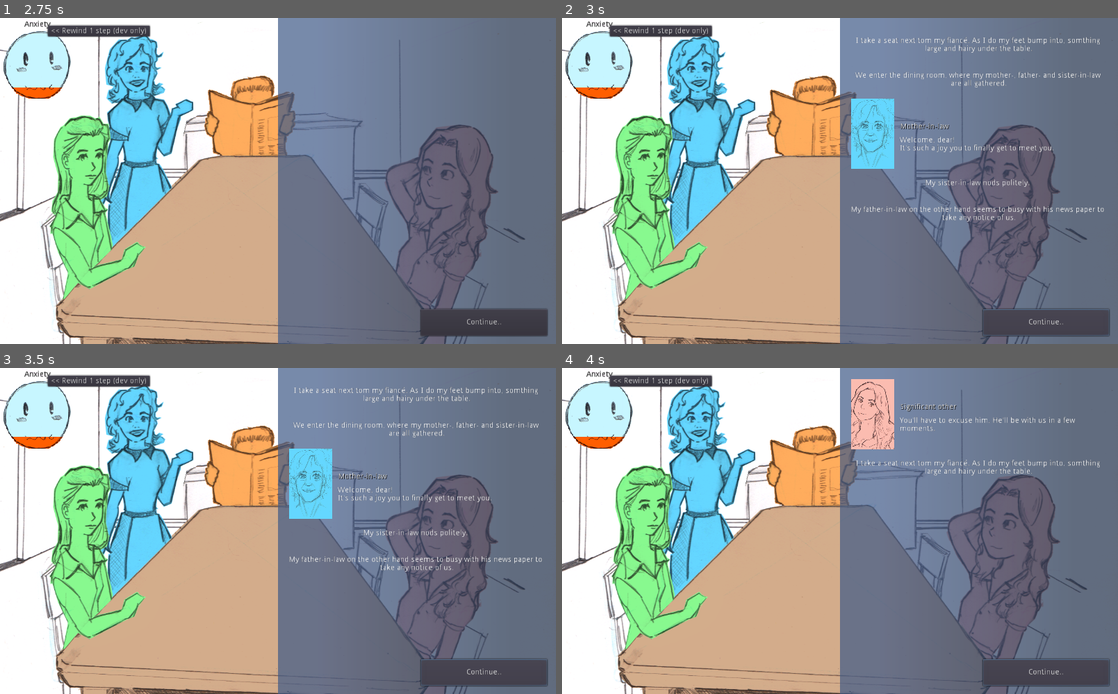
Above: before the commit, frames 1-4 (two rows, left to right).
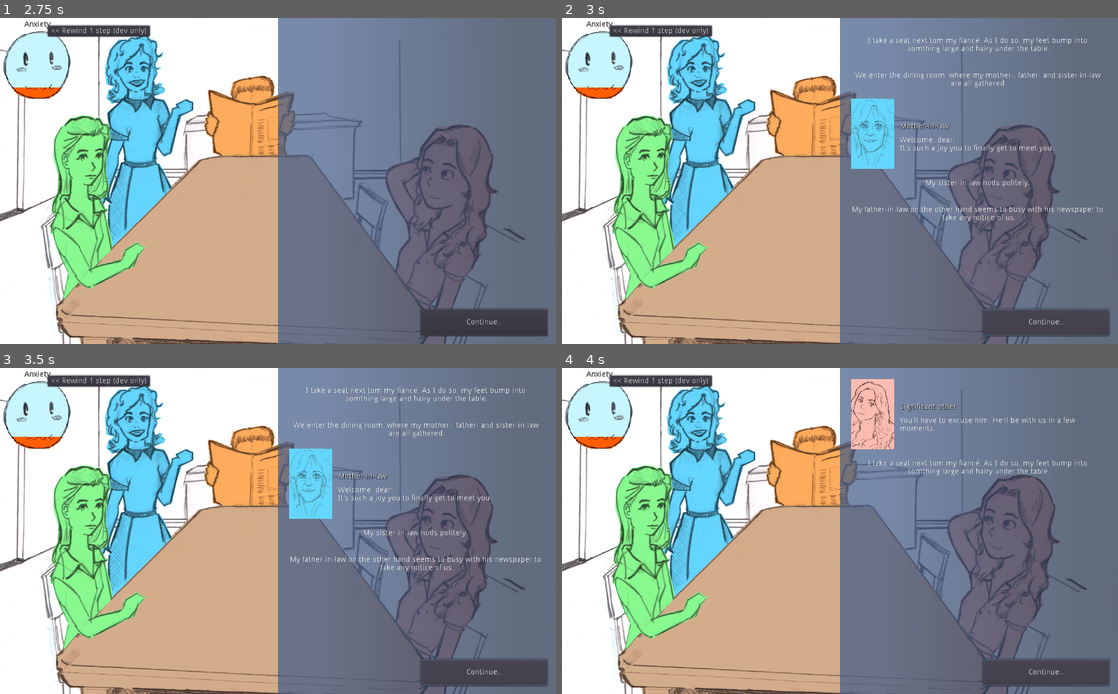
Above: after the commit, the same moments.

Repository: jordgubben/gw24-fam-andersson
Game: Godot game, scene res://Intro.tscn
Two runs of this game, one before a commit and one after it. Both use one fixed random seed, a clock stepped at 60 frames per second and the inputs below. The engine's default icon, where the game draws it, is replaced by a stand-in: a white triangle on a blue panel in a dark square.
Inputs:
- Up to frame 1 (2.75 s): click "Female" at 0.5 s; click "<< Rewind 1 step (dev only)" at 1.25 s; click "(Start the actuall story)" at 2 s
- Up to frame 2 (3 s): click "Continue.." at 2.75 s
- Up to frame 3 (3.5 s): no input
- Up to frame 4 (4 s): click "Continue.." at 3.5 s

Frame 1 is identical in both runs. In frame 2, 0.9% of the frame differs, in the area x 52-98%, y 5-60%; in frame 3, 0.9%; in frame 4, 0.5%.

Commit message:
Fix a lot of spelling errors

Diff:
--- a/FamilyDinner.gd
+++ b/FamilyDinner.gd
@@ -15,10 +15,10 @@
 		"text": "Welcome, dear!\n" +
 				"It's such a joy you to finally get to meet you."},
 		{"text": "My sister-in-law nods politely. " },
-		{"text": "My father-in-law on the other hand seems to busy with his news paper to take any notice of us."},
+		{"text": "My father-in-law on the other hand seems to busy with his newspaper to take any notice of us."},
 		{S: SO,
 			"text": "You'll have to excuse him. He'll be with us in a few moments."},
-		{"text": "I take a seat next tom my fiancé. As I do my feet bump into, somthing large and hairy under the table." },
+		{"text": "I take a seat next tom my fiancé. As I do so, my feet bump into somthing large and hairy under the table." },
 	]),
 	"start->inlaws": ConversationSegment.new("It's great to finally meet my inlaws", [
 		{"follows": "start"},
@@ -36,8 +36,8 @@
 		{S: "me", "text": "Oh.. I didn't mean to imply.."},
 		{S: SO, "text": "Mother. That's not what he/she said."},
 		{S: "mother-in-law", "text": "Don't worry! I was just.."},
-		{"text": "Suddenly. The kitchen timer rings."},
-		{S: "mother-in-law", "text": "..needed in the kitchen. Appartently."},
+		{"text": "Suddenly, the kitchen timer rings."},
+		{S: "mother-in-law", "text": "..needed in the kitchen. Apparently."},
 		{"play_animation": "mil_exits"},
 		{"text": "She swirls of into the next room"},
 		{"change_anxiety": -1},
@@ -48,14 +48,14 @@
 	], [
 		{S: "me", "text": "Of course not."},
 		{S: "me", "text": "I've just been seeing your son/dauhter for so long."},
-		{S: "me", "text": "It seemd like the right thing to call you."},
-		{"text": "My father inlaw looks up from his newspaper."},
+		{S: "me", "text": "It seemed like the right thing to call you."},
+		{"text": "My father in law looks up from his newspaper."},
 		{S: "father-in-law", "text": "I was under the impression that you two met just recently."},
-		{"speaker": IV, "text": "You where?"},
+		{"speaker": IV, "text": "You were?"},
 		{"text": "I glance over at my BG/GF, "+
 			"who is currently occupied avoiding eyecontat with exactly every sentient being in the known universe."},
-		{"speaker": IV, "text": "What has he/she told them? Do I need to keep our stories traight for some reason?"},
-		{"text": "Suddenly. The kitchen timer rings."},
+		{"speaker": IV, "text": "What has he/she told them? Do I need to keep our stories straight for some reason?"},
+		{"text": "Suddenly, the kitchen timer rings."},
 		{S: "mother-in-law", "text": "Well, that's my queue. We'll have to talk more about this later."},
 		{"play_animation": "mil_exits"},
 		{"change_anxiety": +2},
@@ -78,13 +78,13 @@
 		{"text": "My mother-in-law struggles to stay humble, whilst truly beaming with pride."},
 		{S: "mother-in-law", "text": "Well, it might be an old place."},
 		{"change_favour_of": "mother-in-law", "by_amount": +1 },
-		{S: "mother-in-law", "text": "Despite everything I do think we've managed to creat a cozy home filled with love."},
+		{S: "mother-in-law", "text": "Despite everything I do think we've managed to create a cozy home filled with love."},
 		{S: "father-in-law", "text": "Except when the boiler breaks or pipes jam."},
 		{"text": "He turns the page for dramatic effect."},
 		{S: "father-in-law", "text": "Then it's a cold home filled with bills."},
 		{"change_anxiety": +1},
 		{S: "mother-in-law", "text": "Hmpf.. The house you wanted on the other hand.."},
-		{"text": "Suddenly. The kitchen timer rings."},
+		{"text": "Suddenly, the kitchen timer rings."},
 		{"text": "My mother-in-law marches out into the next room."},
 		{"play_animation": "mil_exits"},
 		{S: IV, "text": "Ooookeeey... Touchy subject?"},
@@ -97,12 +97,12 @@
 				+ "like someone called his name in a lottery raffel."},
 		{"change_favour_of": "father-in-law", "by_amount": +1 },
 		{S: "father-in-law", "text": "This house has all the latest modernities."},
-		{S: "mother-in-law", "text": "Yet it it only had a fireplace.."},
+		{S: "mother-in-law", "text": "Yet if it only had a fireplace.."},
 		{S: "father-in-law", "text": "..which is an expensive thing."},
 		{"text": "He dodges back behind his newspaper."},
 		{"change_anxiety": +1},
 		{S: "father-in-law", "text": "It's also a fire hassard that.."},
-		{"text": "Suddenly. The kitchen timer rings."},
+		{"text": "Suddenly, the kitchen timer rings."},
 		{"text": "My mother-in-law strides out into the next room."},
 		{"play_animation": "mil_exits"},
 		{S: IV, "text": "Ooookeeey... Touchy subject?"},
@@ -123,7 +123,7 @@
 	], [
 		{"text": "I reach down and stroke the long fur."},
 		{"change_anxiety": -3},
-		{"text": "The dog fruffs contently, then gets up and leaves."},
+		{"text": "The dog ruffs contently, then gets up and leaves."},
 	]),
 
 	# Climate change
@@ -135,7 +135,7 @@
 			"What nice weather we've had so far this summer."},
 		{S: "father-in-law", "text":
 			"Why Yes, it's even better than last year isn't it."},
-		{"text": "He flipps a page."},
+		{"text": "He flips a page."},
 		{S: "father-in-law", "text":
 			"Now if summer it going to get warmer and longer like this, " +
 			"then I don't think anyone will mind some more of this 'climate change'."},
@@ -148,7 +148,7 @@
 			"Let's see.. Whales? Elephants? Most birds?"},
 		{S: IV, "text":"Introverts? Agoraphobics?"},
 	]),
-	"warmer_climate->moderate_skepticism": ConversationSegment.new("Perhapes this was just a warm summer", [
+	"warmer_climate->moderate_skepticism": ConversationSegment.new("Perhaps this was just a warm summer", [
 		{"follows": "warmer_climate"},
 	], [
 		{S: "me", "text":
@@ -188,7 +188,7 @@
 		{S: SO, "text":
 			"Mother. I'm in the middle of a discussion!?\n(And I have a name)"},
 		{S: "me", "text":
-			"It'll have to be a gradual process. Land owners must ofcource be compen.. "},
+			"It'll have to be a gradual process. Land owners must of course be compen.. "},
 		{"text": "Kitchen voice again."},
 		{S: "mother-in-law", "text":
 			"And I'm in the middle of making lasagna.\nNow get in here and help me out!"},
@@ -210,19 +210,19 @@
 			]}
 	], [
 		{S: "me", "text":
-			"Perhapes we should find something more pleasant to talk about."},
+			"Perhaps we should find something more pleasant to talk about."},
 		{S: "sister-in-law", "text":
 			"*sigh*\n" +
 			"That's probaly for the best.\n" +
-			"As you can probably tell we've had this conversation a few (to many) times."
+			"As you can probably tell we've had this conversation a few (too many) times."
 			},
 		{S: "father-in-law", "text":
 			"On that we can agree.\n" +
 			"Let's change the topic to something of greater interest."
 			},
 		{"text":
-			"He folds up his news paper and places it next to him. " +
-			"Adjusting his glasses he leans forward and asks.."},
+			"He folds up his newspaper and places it next to him. " +
+			"Adjusting his glasses, he leans forward and asks.."},
 		{S: "father-in-law", "text":
 			"Now. Tell us.\n" +
 			"Who might you be?"
